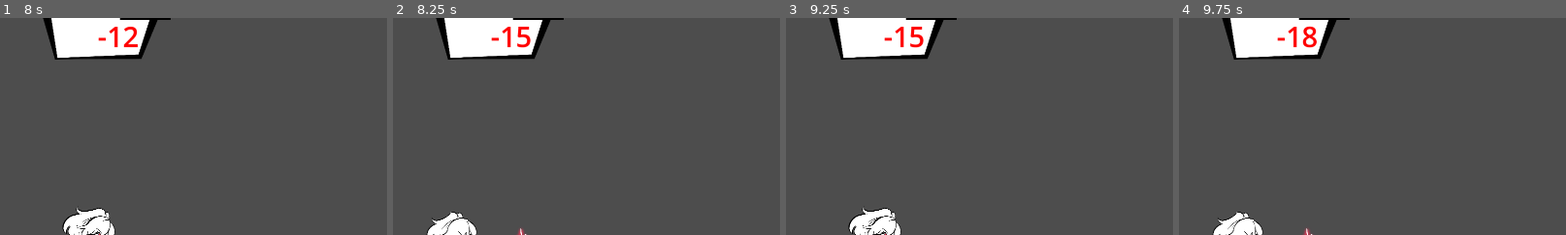
Above: before the commit, frames 1-4 (left to right).
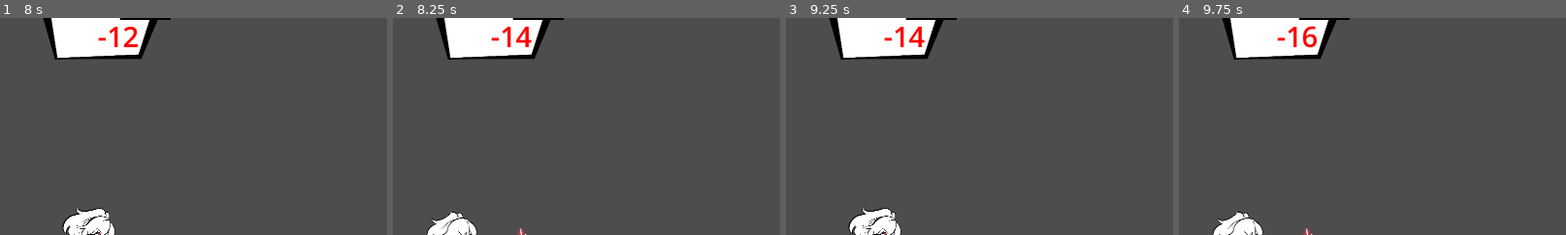
Above: after the commit, the same moments.

Repository: LaceSpades/Brackeys-2025.2
Game: Godot game, scene res://scenes/main_menu.tscn
Two runs of this game, one before a commit and one after it. Both use one fixed random seed, a clock stepped at 60 frames per second and the inputs below.
Inputs (mouse positions are % of the whole screen's width and height, from its top left):
- Up to frame 1 (8 s): click "Start Game" at 0.5 s; tap Enter at 1.25 s; move the mouse to (72, 45) at 1.27 s; tap Space (interact) every 0.75 s from 1.35 to 6.6 s; move the mouse to (30, 55) at 2.02 s; move the mouse to (60, 28) at 2.77 s; move the mouse to (45, 70) at 3.52 s; move the mouse to (80, 65) at 4.27 s; move the mouse to (20, 35) at 5.02 s; move the mouse to (55, 50) at 5.77 s; move the mouse to (35, 25) at 6.52 s; click "Play It Safe" at 7.25 s
- Up to frame 2 (8.25 s): tap Space (interact) at 8, 8.1 s; move the mouse to (72, 45) at 8.02 s
- Up to frame 3 (9.25 s): tap Enter at 8.75 s; move the mouse to (30, 55) at 8.77 s; tap Space (interact) at 8.85 s
- Up to frame 4 (9.75 s): tap Space (interact) at 9.5, 9.6 s; move the mouse to (60, 28) at 9.52 s
The pictures show only the part of the screen within x 0-50%, y 8-58%; the shares and areas given below are measured in that part.

Frame 1 is identical in both runs. In frame 2, 0.3% of the frame differs, in the area x 31-36%, y 4-14%; in frame 3, 0.3%; in frame 4, 0.2%.

Commit message:
Implement score modifiers for risks

Diff:
--- a/scripts/game_manager.gd
+++ b/scripts/game_manager.gd
@@ -25,39 +25,49 @@
 var normal_player_pos_y = 531
 
 var encounter_modifier = 0
+var score_modifier = 0
 var flipped = 1
 
 const BLOCK_VALUE = 3
-const DAMAGE_VALUE = -1
+const DAMAGE_VALUE = 1
 const HIT_VALUE = 2
-const JUMP_WARNING = -3
+const JUMP_WARNING = 3
 
 func _ready() -> void:
 	if Globals.current_mode == "new_game":
 		Globals.reset()
 	elif Globals.current_mode == "health_boost":
 		player.max_health = 2
+		score_modifier -= 1
 		player.reset_health()
 	elif Globals.current_mode == "life_boost":
 		Globals.current_player_lives += 3
+		score_modifier -= 1
 	elif Globals.current_mode == "enemy_health_boost":
 		Globals.enemy_health = 2
+		score_modifier += 1
 	elif Globals.current_mode == "double_lives_lost":
 		Globals.life_damage = 2
+		score_modifier += 1
 	elif Globals.current_mode == "lose_lives":
+		score_modifier += 1
 		Globals.current_player_lives -= 2
 		if Globals.current_player_lives < 1:
 			Globals.current_player_lives = 1
 	elif Globals.current_mode == "upside_down":
+		score_modifier += 1
 		camera.zoom.y = -camera.zoom.y
 	elif Globals.current_mode == "flip_sides":
+		score_modifier += 1
 		flipped = -1
 		player.position.x = 740
 		player.scale.x *= flipped
 		enemy_position_x = -750
 	elif Globals.current_mode == "more_encounters":
+		score_modifier += 1
 		encounter_modifier = 3
 	elif Globals.current_mode == "whos_who_enemy":
+		score_modifier += 2
 		var temp_player = player_sus.instantiate()
 		add_child(temp_player)
 		temp_player.position.x = player.position.x
@@ -65,6 +75,11 @@
 		player.queue_free()
 		player = temp_player
 		temp_player.game_manager = self
+	elif Globals.current_mode == "whos_who_player":
+		score_modifier += 2
+	elif Globals.current_mode == "reduce_score":
+		score_modifier += 1
+		Globals.score = Globals.score - (abs(Globals.score)/2)
 
 	transition.self_modulate.a = 0
 	update_score()
@@ -137,16 +152,16 @@
 		player.die()
 		update_lives()
 
-	Globals.score += DAMAGE_VALUE
+	Globals.score -= (DAMAGE_VALUE + score_modifier)
 
 	end_round()
 
 func enemy_hit() -> void:
 	# Punish player for attacking before being warned
 	if current_enemy.warned_player:
-		Globals.score += HIT_VALUE
-	else:
-		Globals.score += JUMP_WARNING
+		Globals.score += (HIT_VALUE + score_modifier)
+	else:
+		Globals.score -= (JUMP_WARNING + score_modifier)
 	current_enemy.stop_timers()
 
 	current_enemy.take_damage(1)
@@ -155,7 +170,7 @@
 	end_round()
 
 func bullet_hit() -> void:
-	Globals.score += BLOCK_VALUE
+	Globals.score += (BLOCK_VALUE + score_modifier)
 	end_round()
 
 func end_round() -> void:
--- a/scripts/globals.gd
+++ b/scripts/globals.gd
@@ -5,7 +5,7 @@
 var current_player_lives = DEFAULT_PLAYER_LIVES
 var safe_modes = ["health_boost", "life_boost"]
 var risk_modes = ["enemy_health_boost", "double_lives_lost", "lose_lives", "whos_who_enemy", "whos_who_player", \
-	"upside_down", "flip_sides", "more_encounters"]
+	"upside_down", "flip_sides", "more_encounters", "reduce_score"]
 var rng = RandomNumberGenerator.new()
 var current_mode = "new_game"
 var enemy_health = 1;
